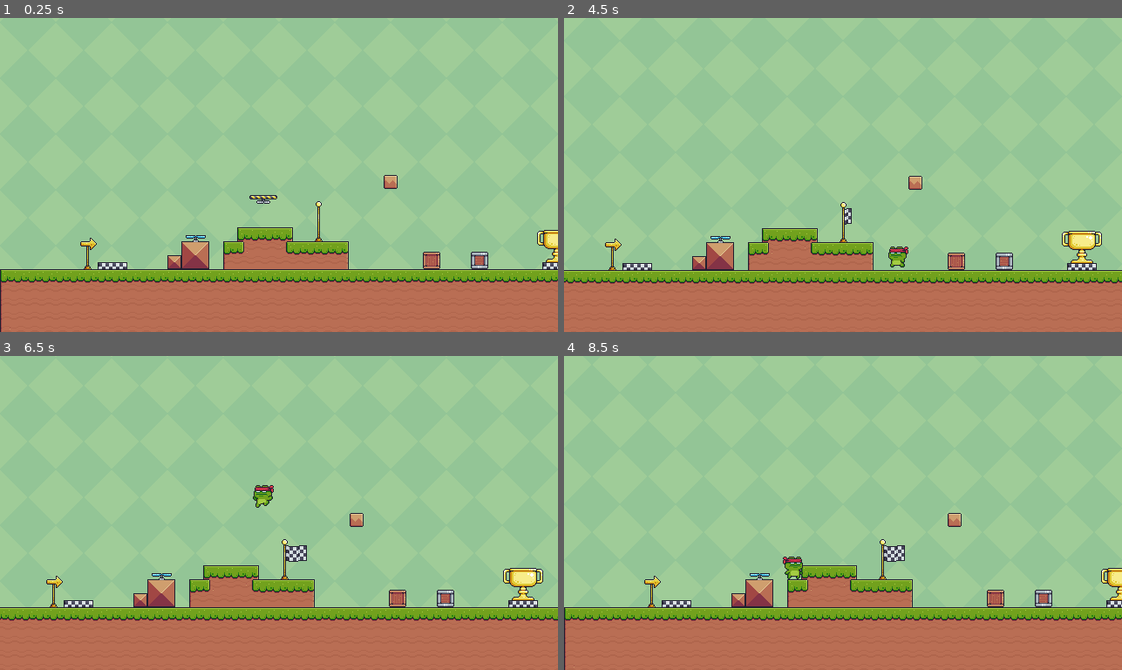
Above: before the commit, frames 1-4 (two rows, left to right).
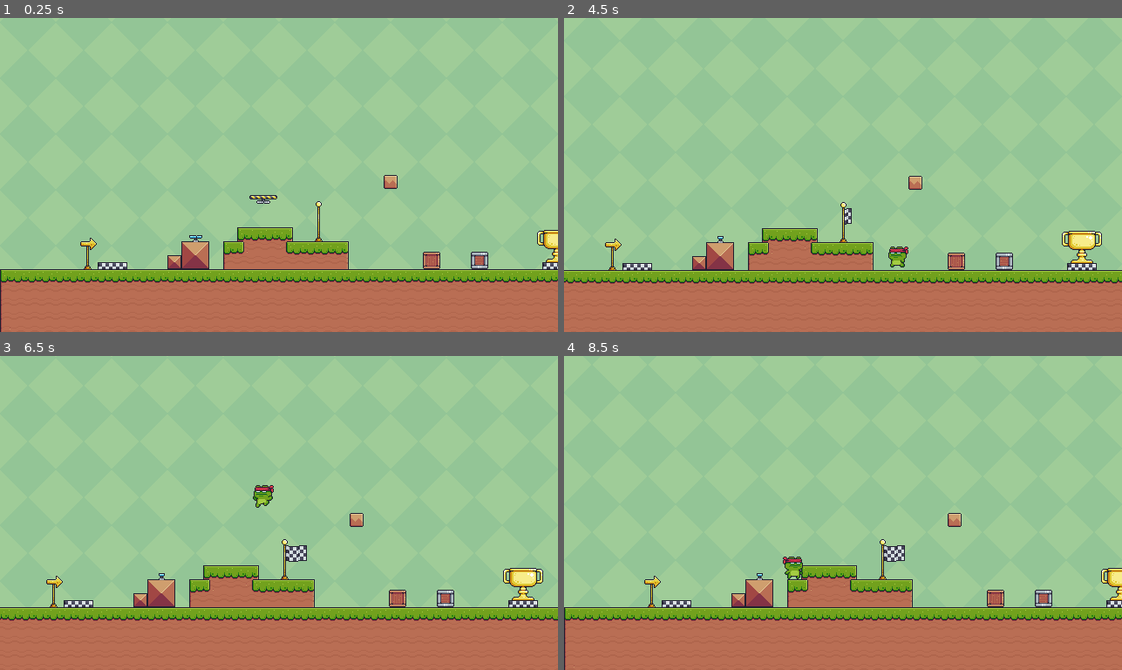
Above: after the commit, the same moments.

Repository: YisraelYishai/pixel-adventure
Game: Godot game, scene res://Scenes/test.tscn
Same seed, same stepped clock (60 frames per second), same inputs: the game is played once before the commit and once after it.
Inputs:
- Up to frame 1 (0.25 s): no input
- Up to frame 2 (4.5 s): hold Right (right) 0.53-2.03 s; tap Down (slam) every 0.75 s from 0.6 to 4.35 s; tap Space (jump) at 0.77, 1.52, 3.02, 3.77 s; hold A (left) 2.03-2.78 s; hold Right (right) 2.78-4.28 s; hold A (left) from 4.28 s (still down)
- Up to frame 3 (6.5 s): tap Space (jump) at 4.52, 6.02 s; release A (left) at 5.03 s; hold Right (right) 5.03-5.78 s; tap Down (slam) at 5.1, 5.85 s; hold A (left) from 5.78 s (still down)
- Up to frame 4 (8.5 s): tap Down (slam) at 6.6, 7.35, 8.1 s; tap Space (jump) at 6.77, 7.52 s; release A (left) at 7.28 s; hold Right (right) from 7.28 s (still down)

The runs differ from the first frame. In frame 1, less than 0.1% of the frame differs, in the area x 33-37%, y 69-71%; in frame 2, less than 0.1%, in the area x 26-30%, y 69-71%; in frame 3, less than 0.1%; in frame 4, less than 0.1%.

Commit message:
Fan Implementation Stared

Diff:
--- a/Scenes/fan.tscn
+++ b/Scenes/fan.tscn
@@ -51,8 +51,8 @@
 [sub_resource type="RectangleShape2D" id="RectangleShape2D_nfiji"]
 size = Vector2(24, 8)
 
-[sub_resource type="RectangleShape2D" id="RectangleShape2D_j6bxr"]
-size = Vector2(16, 164)
+[sub_resource type="CapsuleShape2D" id="CapsuleShape2D_j6bxr"]
+height = 164.0
 
 [node name="Fan" type="StaticBody2D" unique_id=1597304167]
 collision_layer = 2
@@ -60,8 +60,8 @@
 
 [node name="AnimatedSprite2D" type="AnimatedSprite2D" parent="." unique_id=1576295242]
 sprite_frames = SubResource("SpriteFrames_r4ku6")
-animation = &"Off"
-frame_progress = 0.32430673
+animation = &"On"
+autoplay = "On"
 
 [node name="CollisionShape2D" type="CollisionShape2D" parent="." unique_id=196167044]
 shape = SubResource("RectangleShape2D_nfiji")
@@ -70,7 +70,8 @@
 
 [node name="CollisionShape2D" type="CollisionShape2D" parent="Detector" unique_id=1588332355]
 position = Vector2(0, -82)
-shape = SubResource("RectangleShape2D_j6bxr")
+shape = SubResource("CapsuleShape2D_j6bxr")
 debug_color = Color(0.6839485, 0.50199497, 0, 0.41960785)
 
 [connection signal="body_entered" from="Detector" to="." method="_on_detector_body_entered"]
+[connection signal="body_exited" from="Detector" to="." method="_on_detector_body_exited"]
--- a/Scripts/fan.gd
+++ b/Scripts/fan.gd
@@ -1,4 +1,32 @@
 extends StaticBody2D
 
+@onready var detector: Area2D = $Detector
+@onready var collision_shape: CollisionShape2D = $Detector/CollisionShape2D
+
+const MAX_FAN_STRENGTH = 25.0
+const MAX_UPWARD_SPEED = -300.0   # cap so player doesn’t fly infinitely
+
+var player: CharacterBody2D = null
+var is_colliding = false
+
+func _physics_process(_delta: float) -> void:
+	if is_colliding and player:
+		var distance = global_position.distance_to(player.global_position)
+		var max_range = collision_shape.shape.radius
+
+		var intensity = pow(clamp(1.0 - (distance / max_range), 0.0, 1.0), 2)
+		print(clamp(abs(1.0 - (distance / max_range)), 0.0, 1.0))
+		player.velocity.y -= MAX_FAN_STRENGTH * intensity
+
+		player.velocity.y = max(player.velocity.y, MAX_UPWARD_SPEED)
+
 func _on_detector_body_entered(body: Node2D) -> void:
-	pass # Replace with function body.
+	# Only affect your Player (safer than generic body)
+	if body is Player:
+		player = body
+		is_colliding = true
+
+func _on_detector_body_exited(body: Node2D) -> void:
+	if body == player:
+		is_colliding = false
+		player = null
--- a/Scripts/player.gd
+++ b/Scripts/player.gd
@@ -1,4 +1,5 @@
 extends CharacterBody2D
+class_name Player
 
 '''To-Do:
 	NIL'''
